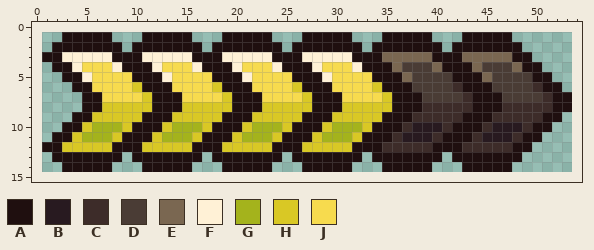
A pixel-art sprite gets an edit: Assets/Sprites/hud/hud_meter_strafe_4.png. That is the earlier state.
The file is 53x14 pixels. The old version is drawn lined up with the new one, on the new canvas.
Palette (. is transparent): A #1f0f0f  B #281a20  C #3d2c29  D #4a3c35  E #7a6751  F #fff1d6  G #a4b31c  H #d9c825  J #f7db4e
Pixels before, first column x 1:
 1 ..AAAAA...AAAAA...AAAAA...AAAAA...AAAAA...AAAAA......
 2 .AAAAAAA.AAAAAAA.AAAAAAA.AAAAAAA.AAAAAAA.AAAAAAA.....
 3 AAFFFFFAAAFFFFFAAAFFFFFAAAFFFFFAAAEEEEEAAAEEEEEAA....
 4 .AAFJJJFAAAFJJJFAAAFJJJFAAAFJJJFAAAEDDDEAAAEDDDEAA...
 5 ..AAFJJJJAAAFJJJJAAAFJJJJAAAFJJJJAAAEDDDDAAAEDDDDAA..
 6 ...AAJJJJHAAAJJJJHAAAJJJJHAAAJJJJHAAADDDDCAAADDDDCAA.
 7 ....AAJJJJHAAAJJJJHAAAJJJJHAAAJJJJHAAADDDDCAAADDDDCAA
 8 ....AAHHHHHAAAHHHHHAAAHHHHHAAAHHHHHAAACCCCCAAACCCCCAA
 9 ...AAHHHHHAAAHHHHHAAAHHHHHAAAHHHHHAAACCCCCAAACCCCCAA.
10 ..AAHGGGHAAAHGGGHAAAHGGGHAAAHGGGHAAACBBBCAAACBBBCAA..
11 .AAHGGGHAAAHGGGHAAAHGGGHAAAHGGGHAAACBBBCAAACBBBCAA...
12 AAHHHHHAAAHHHHHAAAHHHHHAAAHHHHHAAACCCCCAAACCCCCAA....
13 .AAAAAAA.AAAAAAA.AAAAAAA.AAAAAAA.AAAAAAA.AAAAAAA.....
14 ..AAAAA...AAAAA...AAAAA...AAAAA...AAAAA...AAAAA......
After the commit:
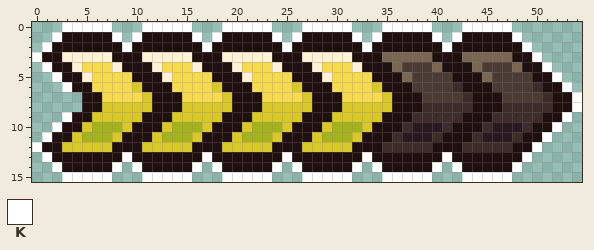
Colours new in this view: K #ffffff
The exact change:
canvas 53x14 -> 55x16, the old top-left corner now at 1,1
y 0: x 3..7 ..... -> KKKKK; x 11..15 ..... -> KKKKK; x 19..23 ..... -> KKKKK; x 27..31 ..... -> KKKKK; x 35..39 ..... -> KKKKK; x 43..47 ..... -> KKKKK
y 1: x 2 . -> K; x 8 . -> K; x 10 . -> K; x 16 . -> K; x 18 . -> K; x 24 . -> K; x 26 . -> K; x 32 . -> K; x 34 . -> K; x 40 . -> K; x 42 . -> K; x 48 . -> K
y 2: x 1 . -> K; x 9 . -> K; x 17 . -> K; x 25 . -> K; x 33 . -> K; x 41 . -> K; x 49 . -> K
y 3: x 0 . -> K; x 50 . -> K
y 4: x 1 . -> K; x 51 . -> K
y 5: x 2 . -> K; x 52 . -> K
y 6: x 3 . -> K; x 53 . -> K
y 7..8: x 54 . -> K
y 9: x 3 . -> K; x 53 . -> K
y 10: x 2 . -> K; x 52 . -> K
y 11: x 1 . -> K; x 51 . -> K
y 12: x 0 . -> K; x 50 . -> K
y 13: x 1 . -> K; x 9 . -> K; x 17 . -> K; x 25 . -> K; x 33 . -> K; x 41 . -> K; x 49 . -> K
y 14: x 2 . -> K; x 8 . -> K; x 10 . -> K; x 16 . -> K; x 18 . -> K; x 24 . -> K; x 26 . -> K; x 32 . -> K; x 34 . -> K; x 40 . -> K; x 42 . -> K; x 48 . -> K
y 15: x 3..7 ..... -> KKKKK; x 11..15 ..... -> KKKKK; x 19..23 ..... -> KKKKK; x 27..31 ..... -> KKKKK; x 35..39 ..... -> KKKKK; x 43..47 ..... -> KKKKK
